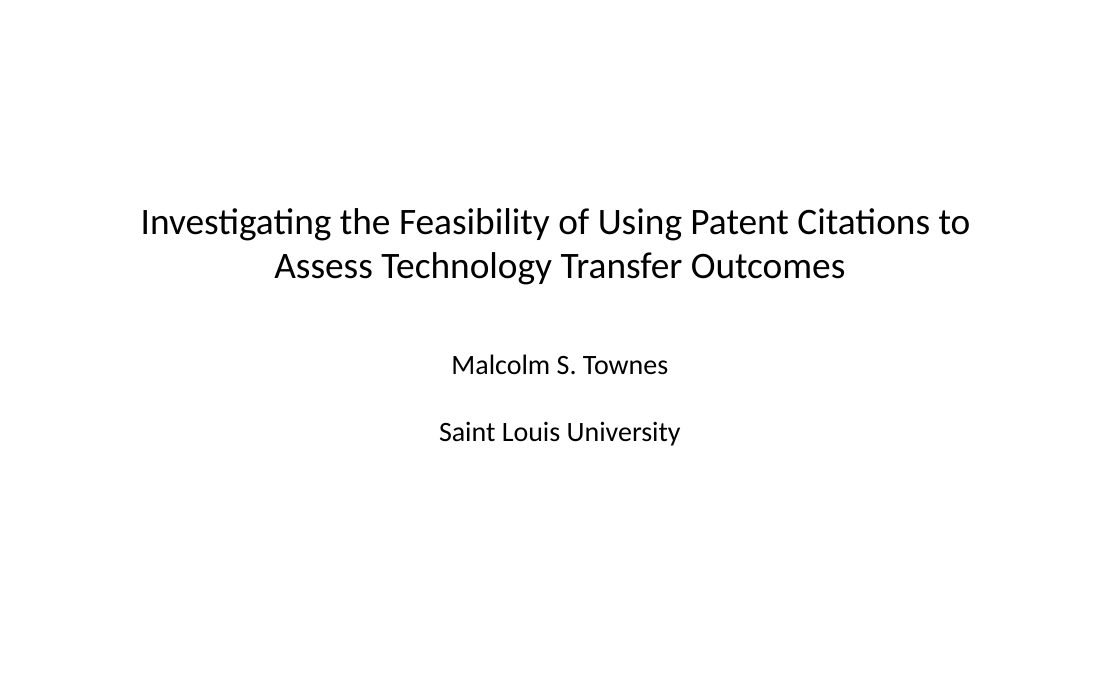
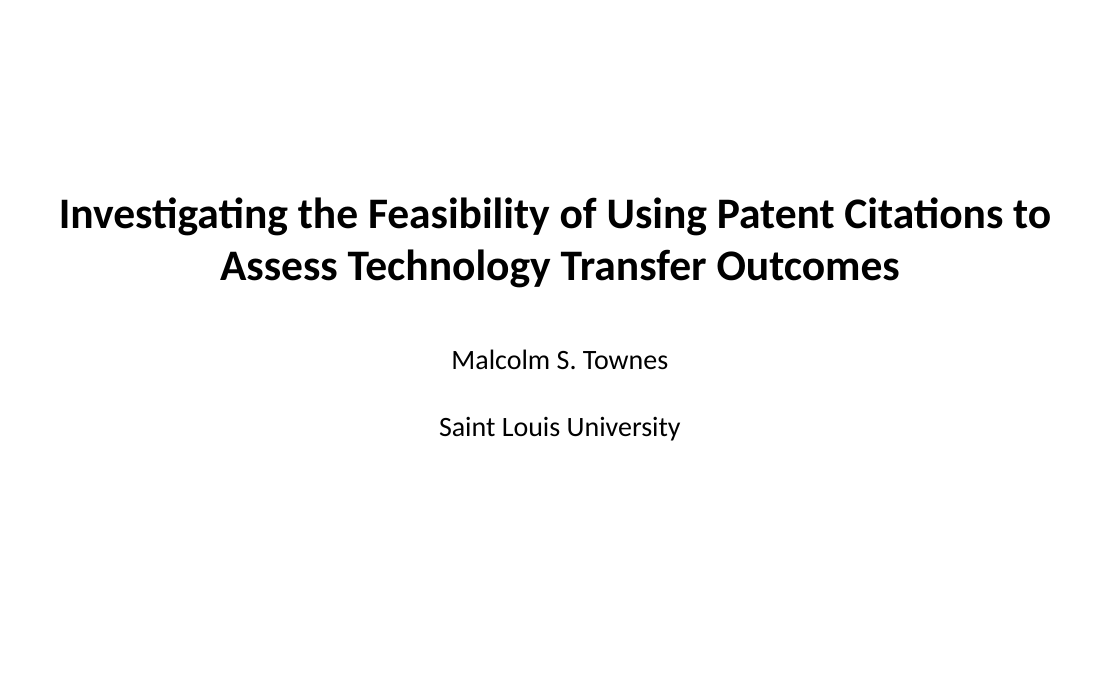
Before and after one commit to SLU-Courses-Townes/SOC6100, a slide deck: slide 1 of Presentations/Presentation02/Townes_SOC6100_Presentation02.pptx. Drawn at 1120x700 pixels with LibreOffice and Linux fonts; fonts in the diff are those of the drawing. Boxes give left, top, right and bottom in pixels: in the first picture for what was removed or moved away, otherwise in the second. Text is boxed around its words. In the diff, an @@ line names an element or a change of style, - is before the commit and + after.

```diff
--- a/Presentations/Presentation02/Townes_SOC6100_Presentation02.pptx
+++ b/Presentations/Presentation02/Townes_SOC6100_Presentation02.pptx
@@ text "Investigating the Feasibility of Using ...": place and size @@
-text "Investigating the Feasibility of Using ..." at (141,208,971,285)
+text "Investigating the Feasibility of Using ..." at (59,197,1051,288)
@@ text "Investigating the Feasibility of Using ..." at (59,197,1051,288): size 24 to 28 pt, bold on @@
@@ text "Malcolm S. Townes": place and size @@
-text "Malcolm S. Townes" at (439,354,681,446)
+text "Malcolm S. Townes" at (439,349,681,441)
```
Also in this commit, not shown: 10 other slides changed, 10 slides added, 2 slides removed, 9 other files.
